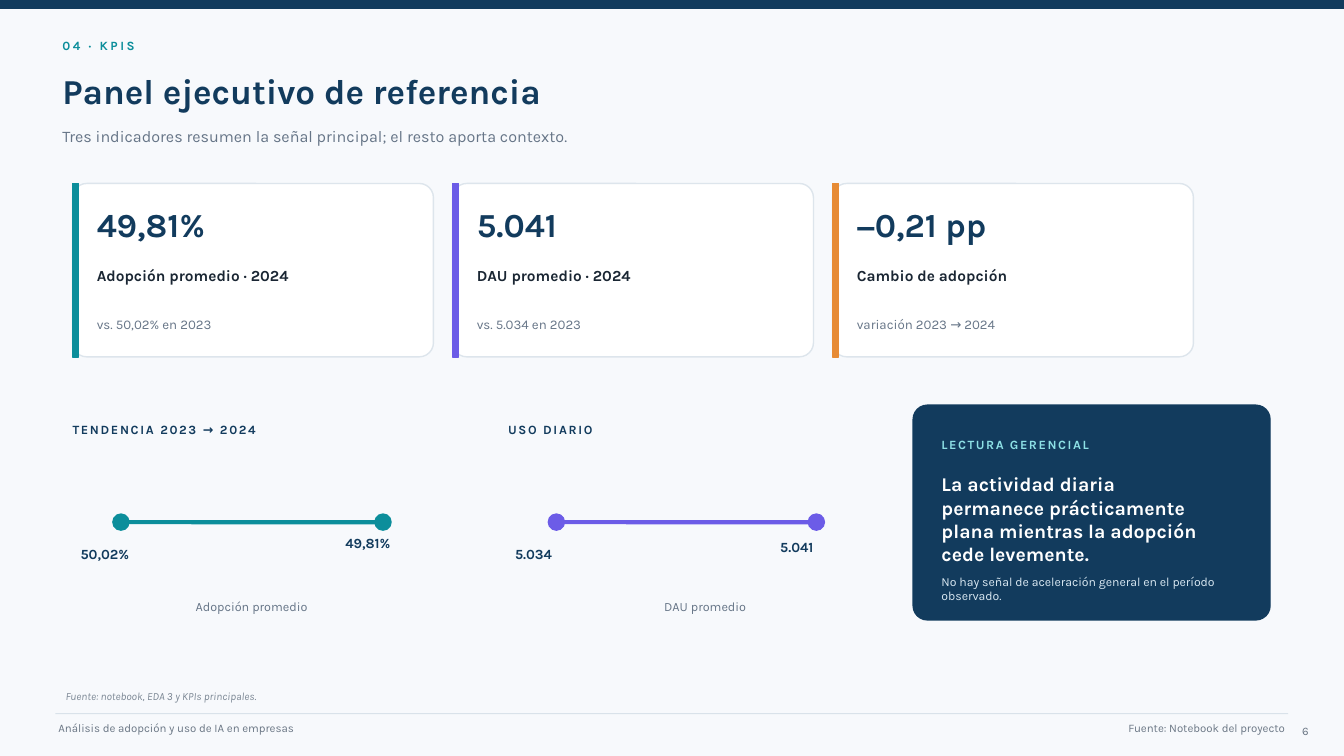
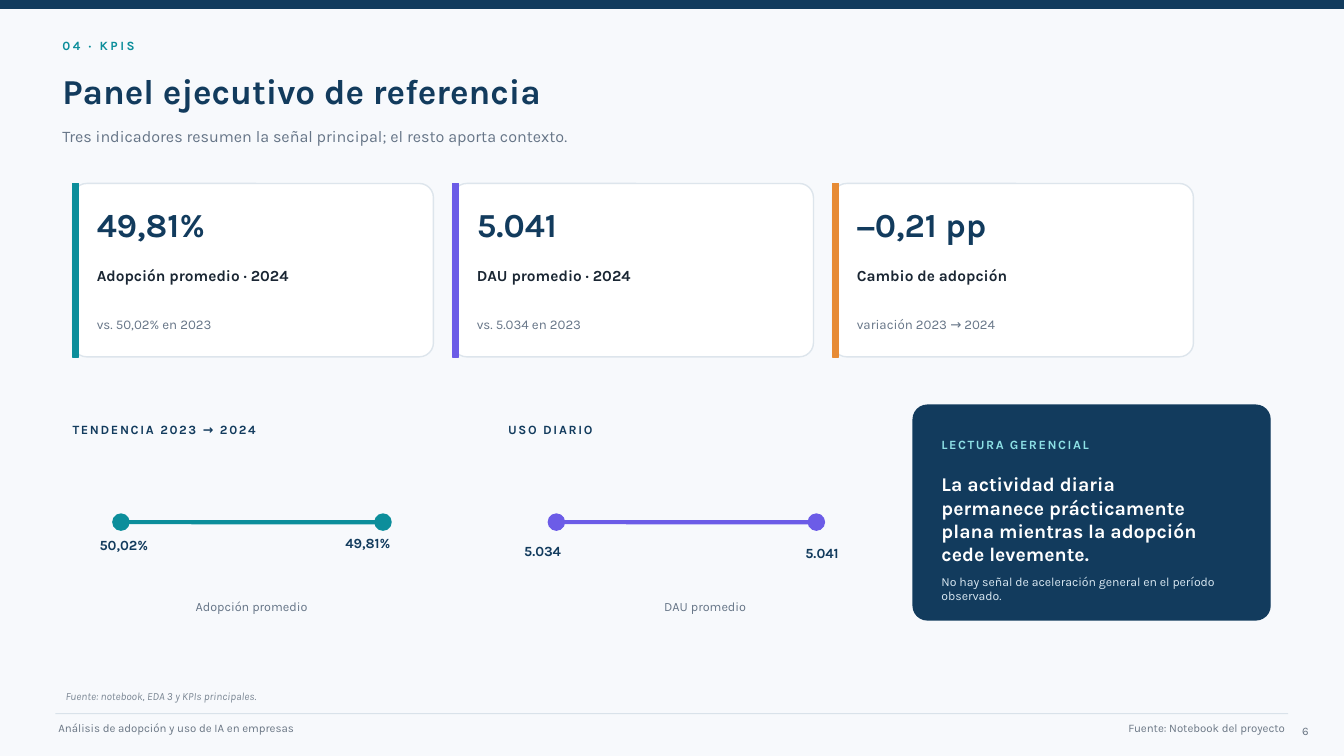
Before and after one commit to Amarilla-Agustin/Final-proyect, a slide deck: slide 6 of presentacion/Presentacion.pptx. Drawn at 1344x756 pixels with LibreOffice and Linux fonts; fonts in the diff are those of the drawing. Boxes give left, top, right and bottom in pixels: in the first picture for what was removed or moved away, otherwise in the second. Text is boxed around its words. In the diff, an @@ line names an element or a change of style, - is before the commit and + after.

```diff
--- a/presentacion/Presentacion.pptx
+++ b/presentacion/Presentacion.pptx
@@ text "50,02%": place and size @@
-text "50,02%" at [81,549,129,561]
+text "50,02%" at [100,540,148,552]
@@ text "5.034": place and size @@
-text "5.034" at [515,549,552,559]
+text "5.034" at [524,546,561,556]
@@ text "5.041": place and size @@
-text "5.041" at [780,542,813,552]
+text "5.041" at [805,548,838,558]
```
Also in this commit, not shown: 4 other slides changed.
